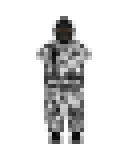
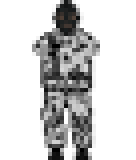
Revision of a layered (136, 160) image; what changed, layer by layer:
renamed "Layer 3" to "Layer 1", painted on it over bbox(32, 0, 100, 160)
